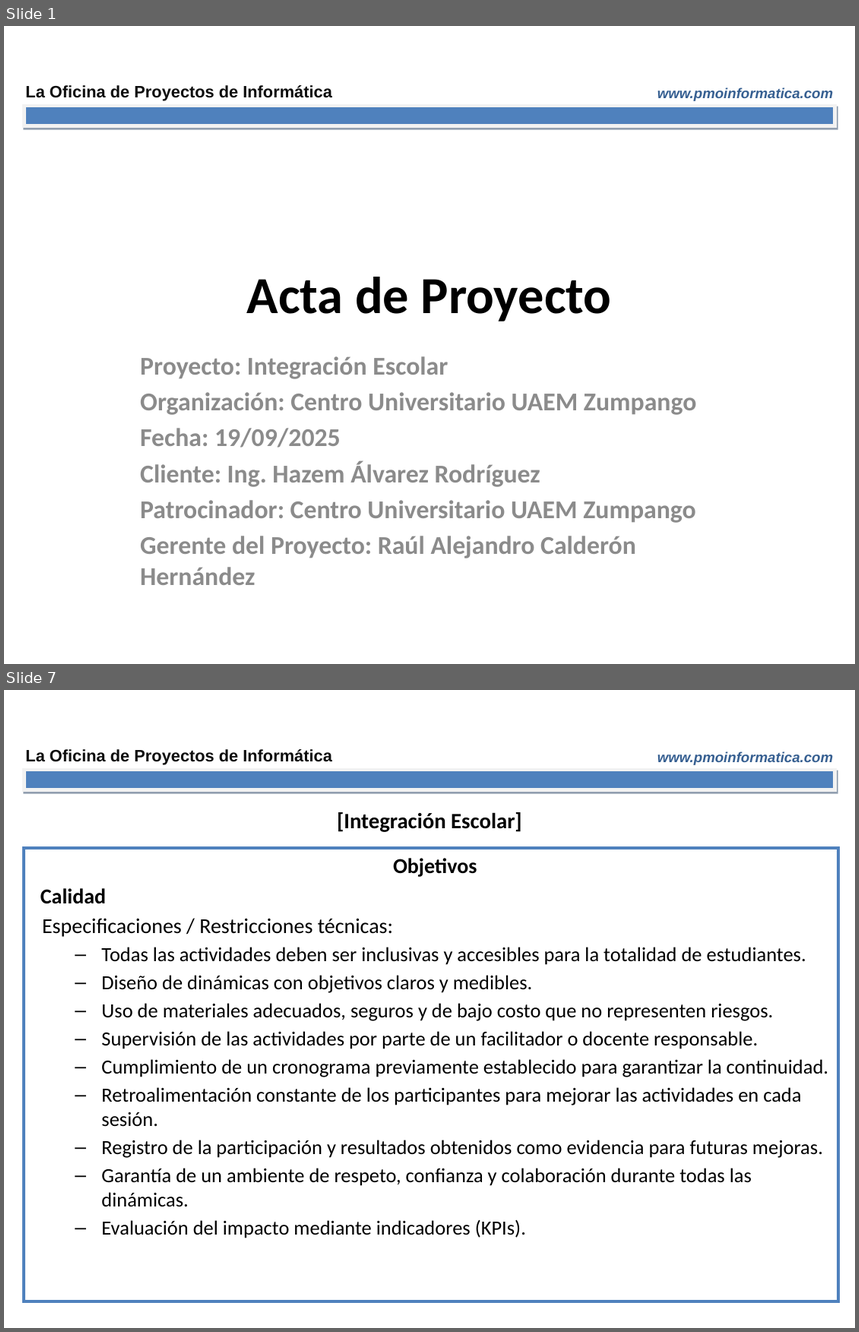
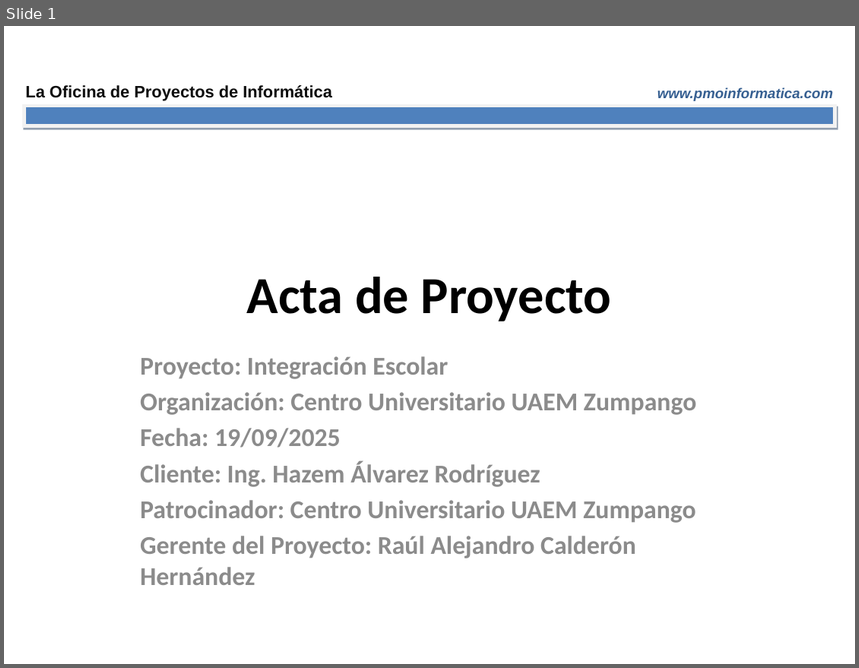
Before and after one commit to AnnyJContreras/ProyIntComDat25B_Carmelitos, a slide deck: Avance de proyecto/Acta de Proyecto Equipo.pptx. Shown one above the other, each under a label of ours: slides 1 and 7 before the commit, slide 1 after it; the slides between them are not shown. The pictures are 859x1332 and 859x668 pixels, drawn with LibreOffice and Linux fonts; fonts in the diff are those of the drawing. Boxes give left, top, right and bottom in pixels: in the first picture for what was removed or moved away, otherwise in the second. Text is boxed around its words. In the diff, an @@ line names an element or a change of style, - is before the commit and + after.

```diff
--- a/Avance de proyecto/Acta de Proyecto Equipo.pptx
+++ b/Avance de proyecto/Acta de Proyecto Equipo.pptx
@@ slide 7 removed at box(4, 690, 855, 1328), background #FFFFFF; not listed: 3 template elements that a slide beside it also shows @@
@@ text removed at box(337, 812, 522, 832) @@
-[Integración Escolar]
@@ text removed at box(24, 848, 838, 1302) @@
-Objetivos
-Calidad
-Especificaciones / Restricciones técnicas:
-  – Todas las actividades deben ser inclusivas y accesibles para la totalidad de estudiantes.
-  – Diseño de dinámicas con objetivos claros y medibles.
-  – Uso de materiales adecuados, seguros y de bajo costo que no representen riesgos.
-  – Supervisión de las actividades por parte de un facilitador o docente responsable.
-  – Cumplimiento de un cronograma previamente establecido para garantizar la continuidad.
-  – Retroalimentación constante de los participantes para mejorar las actividades en cada sesión.
-  – Registro de la participación y resultados obtenidos como evidencia para futuras mejoras.
-  – Garantía de un ambiente de respeto, confianza y colaboración durante todas las dinámicas.
-  – Evaluación del impacto mediante indicadores (KPIs).
```
Also in this commit, not shown: 1 slide changed, 8 other slides removed, 1 other file.
